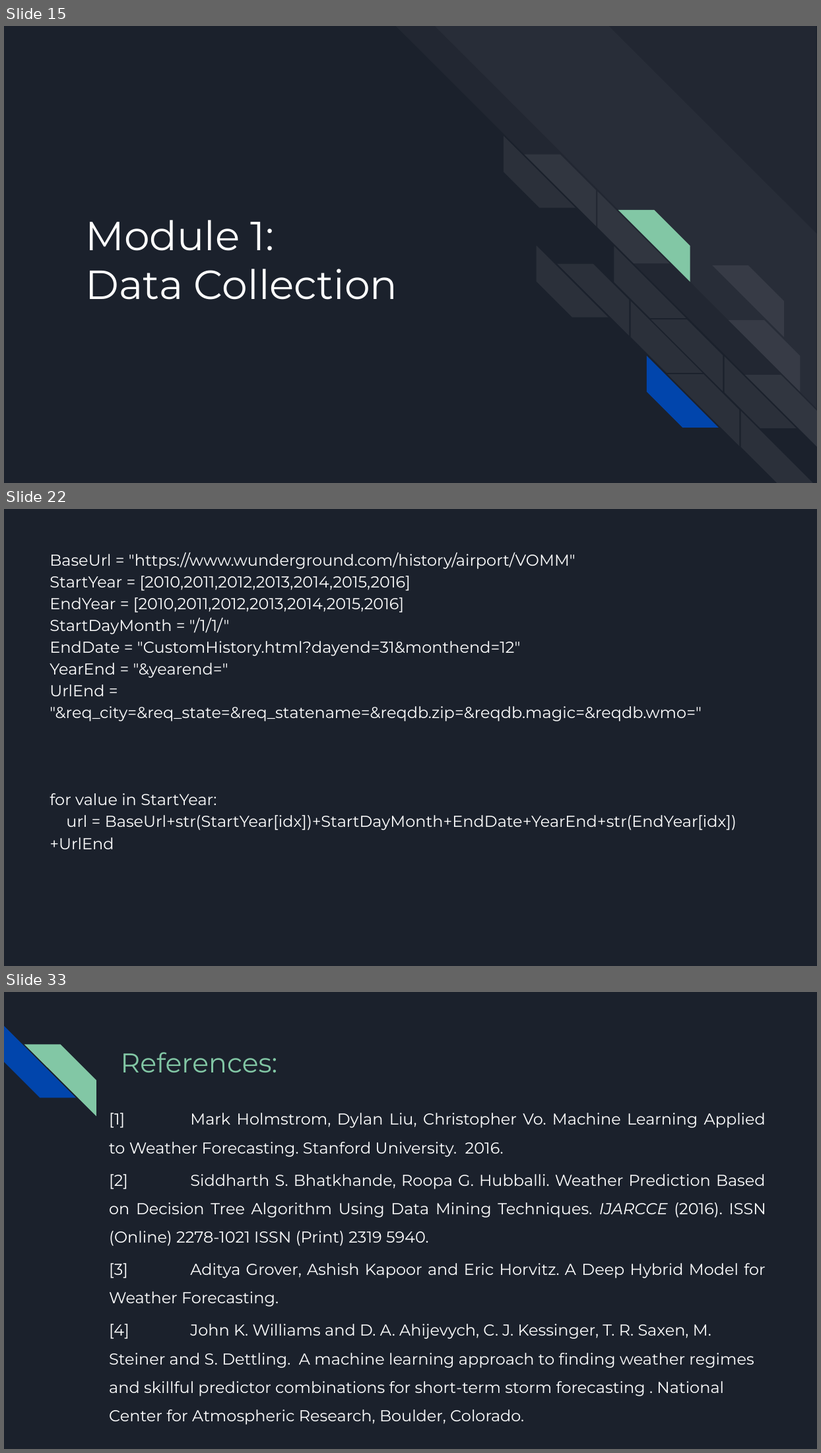
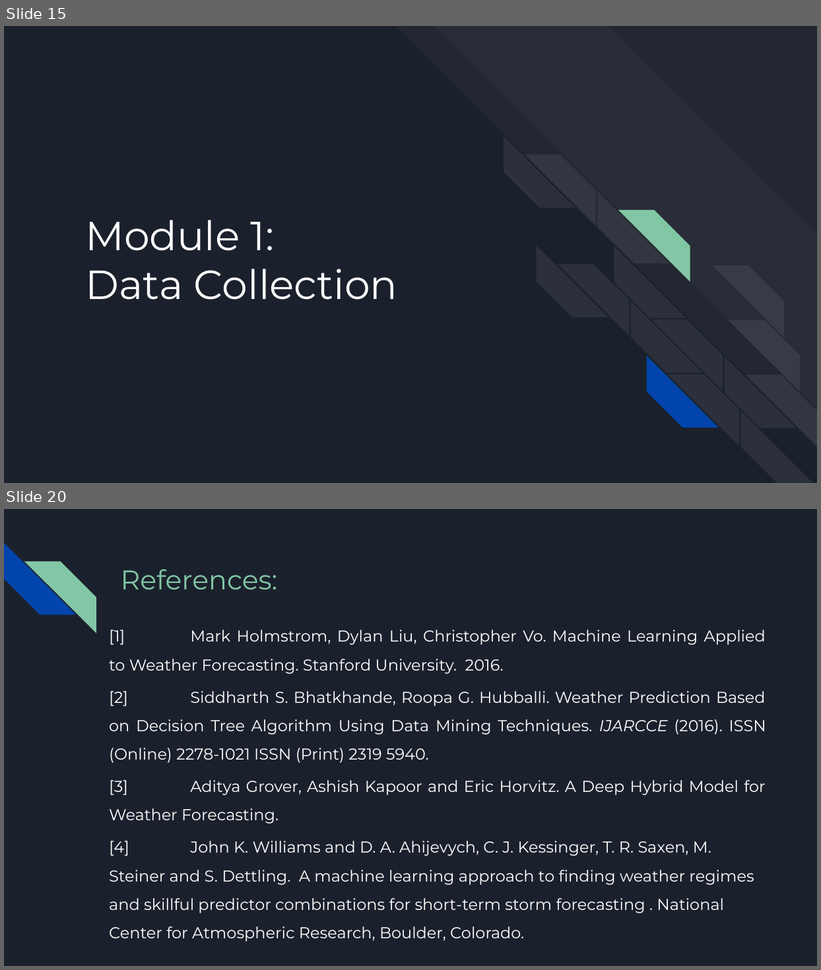
Before and after one commit to NavaneethVijay/vtuproject, a slide deck: PPT/Phase-I-Seminar.pptx. Shown one above the other, each under a label of ours: slides 15, 22 and 33 before the commit, slides 15 and 20 after it; the slides between them are not shown. The pictures are 821x1453 and 821x970 pixels, drawn with LibreOffice and Linux fonts; fonts in the diff are those of the drawing. Boxes give left, top, right and bottom in pixels: in the first picture for what was removed or moved away, otherwise in the second. Text is boxed around its words. In the diff, an @@ line names an element or a change of style, - is before the commit and + after.

```diff
--- a/PPT/Phase-I-Seminar.pptx
+++ b/PPT/Phase-I-Seminar.pptx
@@ slide 22 removed at <box>4,509,817,966</box>, background #1B212C @@
@@ text removed at <box>50,553,737,850</box> @@
-BaseUrl = "https://www.wunderground.com/history/airport/VOMM"
-StartYear = [2010,2011,2012,2013,2014,2015,2016]
-EndYear = [2010,2011,2012,2013,2014,2015,2016]
-StartDayMonth = "/1/1/"
-EndDate = "CustomHistory.html?dayend=31&monthend=12"
-YearEnd = "&yearend="
-UrlEnd = "&req_city=&req_state=&req_statename=&reqdb.zip=&reqdb.magic=&reqdb.wmo="
-for value in StartYear:
-url = BaseUrl+str(StartYear[idx])+StartDayMonth+EndDate+YearEnd+str(EndYear[idx])+UrlEnd
@@ what was slide 33 is now slide 20 @@
```
Also in this commit, not shown: 7 slides changed, 5 slides added, 17 other slides removed.
